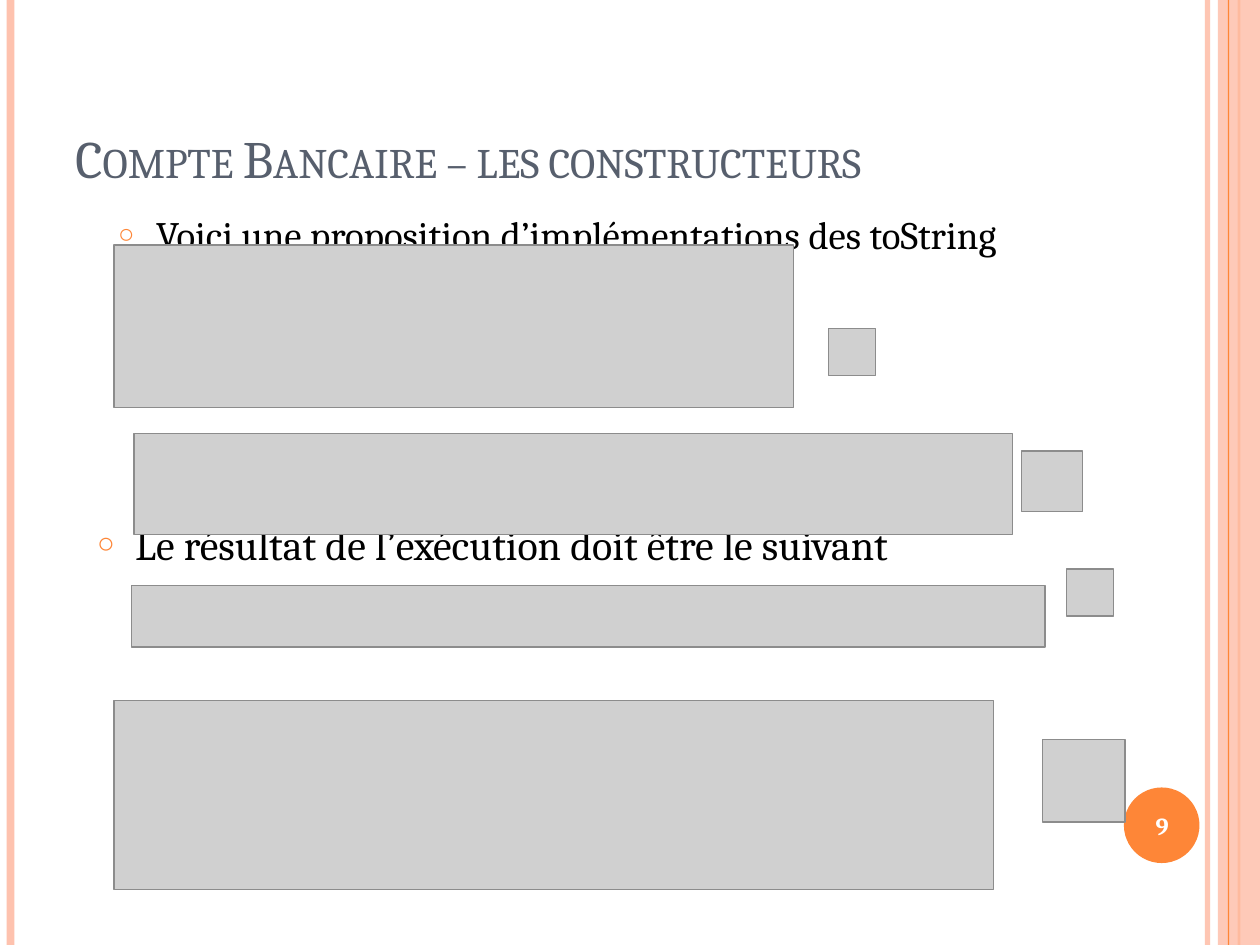
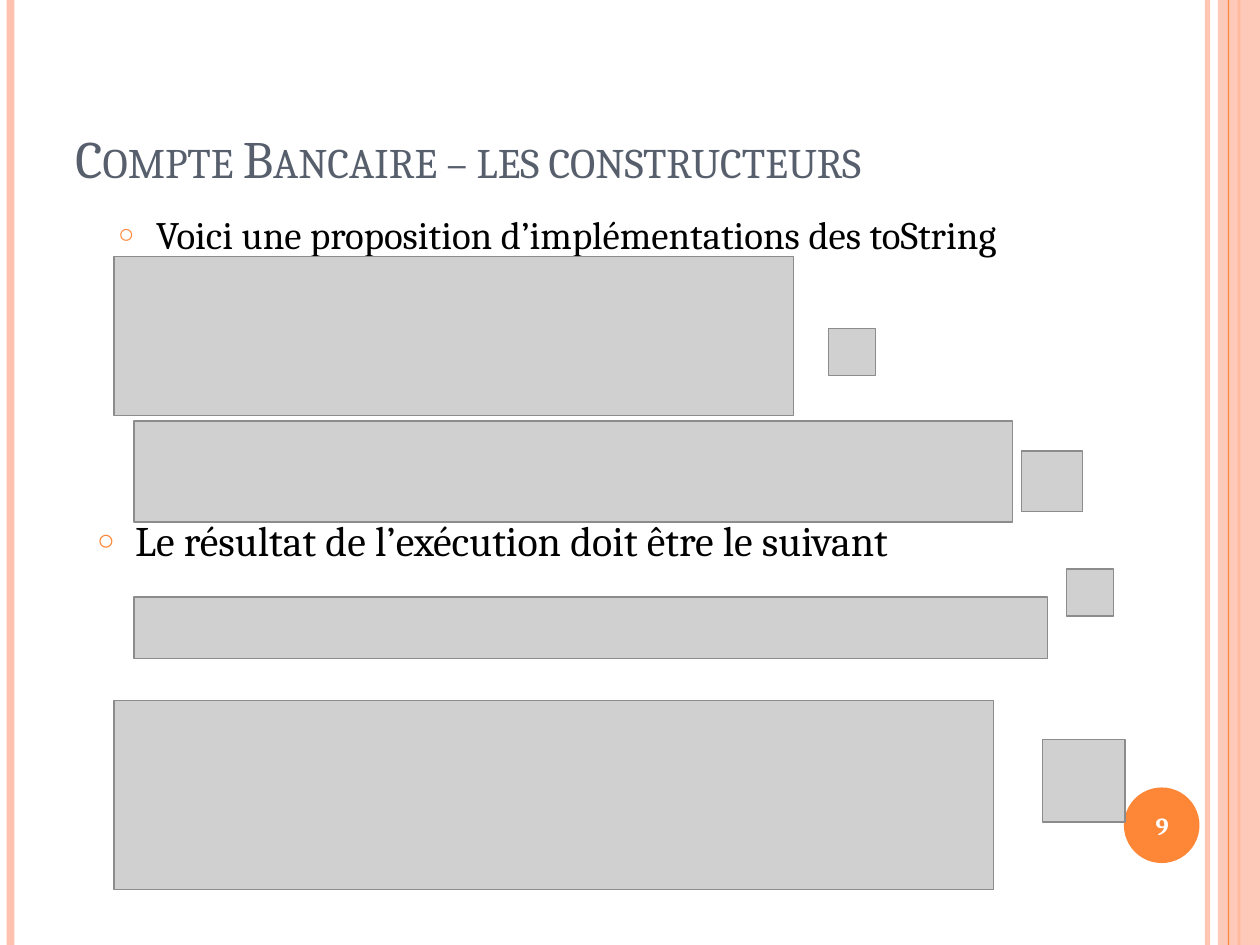
Before and after one commit to llissandre/CDA_2409_LL, a slide deck: slide 9 of 04 - PO/UML/3.Exercice Programmation Orienté Objet (POO) v2.1.0 ST 1.pptx. Drawn at 1260x945 pixels with LibreOffice and Linux fonts; fonts in the diff are those of the drawing; grey boxes stand for pictures. Boxes give left, top, right and bottom in pixels: in the first picture for what was removed or moved away, otherwise in the second. Text is boxed around its words. In the diff, an @@ line names an element or a change of style, - is before the commit and + after.

```diff
--- a/04 - PO/UML/3.Exercice Programmation Orienté Objet (POO) v2.1.0 ST 1.pptx
+++ b/04 - PO/UML/3.Exercice Programmation Orienté Objet (POO) v2.1.0 ST 1.pptx
@@ picture: place and size @@
-picture at <box>115,244,794,407</box>
+picture at <box>115,257,794,416</box>
@@ picture: place and size @@
-picture at <box>134,433,1012,534</box>
+picture at <box>134,421,1012,522</box>
@@ text "Le résultat de l’exécution doit ...": place and size @@
-text "Le résultat de l’exécution doit ..." at <box>135,521,888,561</box>
+text "Le résultat de l’exécution doit ..." at <box>135,518,888,557</box>
@@ picture: place and size @@
-picture at <box>131,586,1045,648</box>
+picture at <box>134,597,1047,659</box>
```
Also in this commit, not shown: 5 other files.
